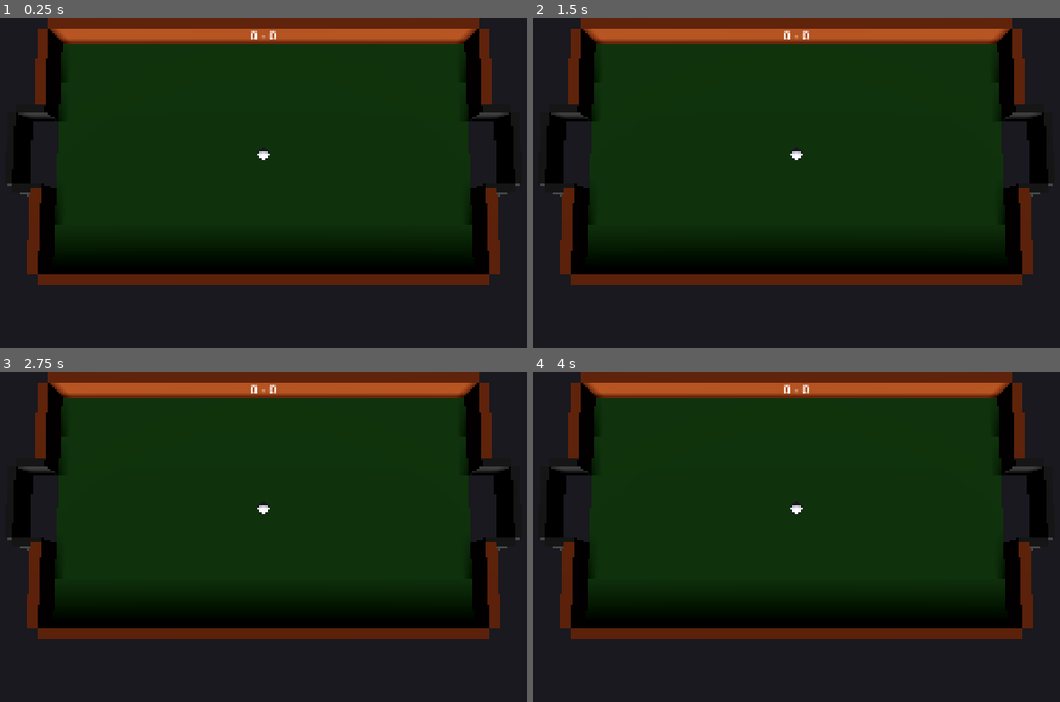
Above: before the commit, frames 1-4 (two rows, left to right).
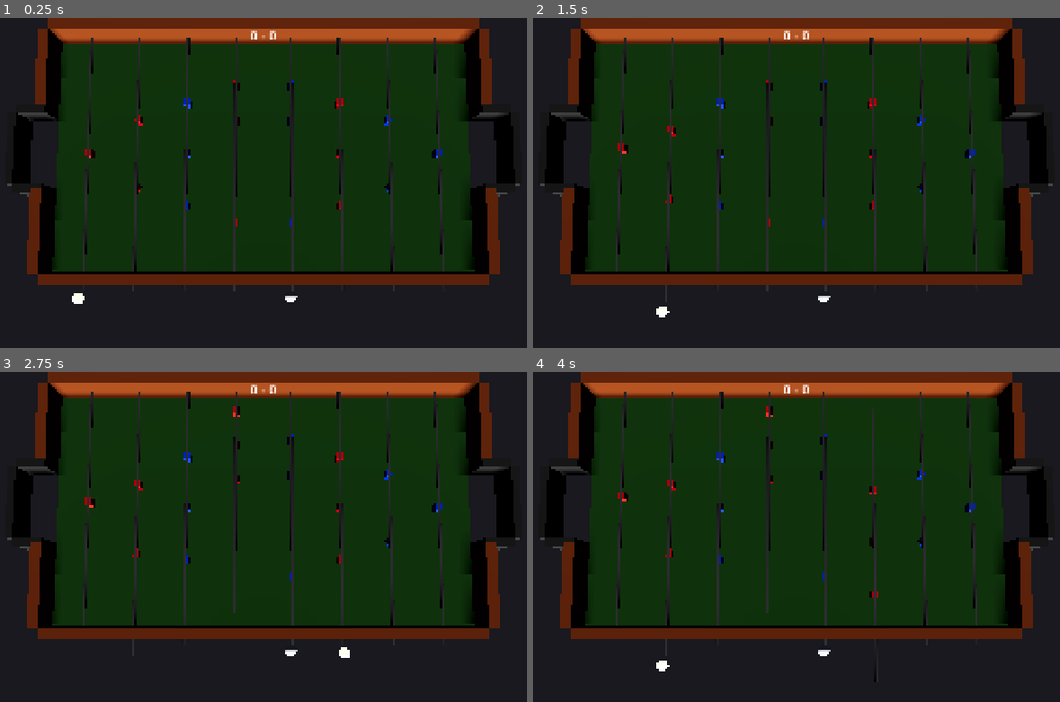
Above: after the commit, the same moments.

Repository: VladPetrariu/FoostballGame
Game: Godot game, scene res://scenes/main.tscn
Same seed, same stepped clock (60 frames per second), same inputs: the game is played once before the commit and once after it.
Inputs (mouse positions are in pixels of both pictures, inside the frame that each line leads up to):
- Up to frame 1 (0.25 s): no input
- Up to frame 2 (1.5 s): tap Enter at 0.5 s; move the mouse to (954, 199) at 0.52 s; tap 1 at 0.6 s; click (954, 199) at 0.67 s; tap 2 at 0.8, 1.35 s; tap Space at 1.25 s; move the mouse to (654, 239) at 1.27 s; click (654, 239) at 1.42 s
- Up to frame 3 (2.75 s): tap 3 at 1.55, 2.1 s; tap Enter at 2 s; move the mouse to (337, 484) at 2.02 s; click (337, 484) at 2.17 s; tap 4 at 2.3 s
- Up to frame 4 (4 s): tap Space at 2.75 s; move the mouse to (759, 655) at 2.77 s; tap 4 at 2.85 s; click (759, 655) at 2.92 s; tap 1 at 3.05, 3.6 s; tap Enter at 3.5 s; move the mouse to (1012, 636) at 3.52 s; click (1012, 636) at 3.67 s; tap 2 at 3.8 s

The runs differ from the first frame. In frame 1, 8.5% of the frame differs, in the area x 3-91%, y 3-87%; in frame 2, 8.5%; in frame 3, 8.5%; in frame 4, 8.5%.

Commit message:
Stage 2 complete, testing passed

Diff:
--- /dev/null
+++ b/scenes/game/bar.tscn
@@ -0,0 +1,12 @@
+[gd_scene load_steps=2 format=3]
+
+[ext_resource type="Script" path="res://scripts/game/bar.gd" id="1"]
+
+[node name="Bar" type="Node3D"]
+script = ExtResource("1")
+
+[node name="Rod" type="MeshInstance3D" parent="."]
+
+[node name="Figures" type="Node3D" parent="."]
+
+[node name="SelectionIndicator" type="MeshInstance3D" parent="."]
--- a/scenes/main.tscn
+++ b/scenes/main.tscn
@@ -1,7 +1,8 @@
-[gd_scene load_steps=2 format=3]
+[gd_scene format=3 uid="uid://r6xt2mhtejxy"]
 
 [ext_resource type="PackedScene" path="res://scenes/game/game.tscn" id="1"]
 
-[node name="Main" type="Node"]
+[node name="Main" type="Node" unique_id=349601240]
 
-[node name="Game" parent="." instance=ExtResource("1")]
+[node name="Game" parent="." unique_id=854732979 instance=ExtResource("1")]
+transform = Transform3D(1, 0, 0, 0, 1, 0, 0, 0, 1, -0.0778079, 0.001045227, -0.40577587)
--- a/scripts/autoload/constants.gd
+++ b/scripts/autoload/constants.gd
@@ -21,13 +21,18 @@
 const BALL_WALL_RESTITUTION: float = 0.75
 
 # --- Bars ---
-const BAR_POSITIONS_P1: Array = [
-	-0.50,  # Goalie (1 figure)
-	-0.38,  # Defense (2 figures)
-	-0.15,  # Midfield (5 figures)
-	 0.05,  # Attack (3 figures)
+# Interleaved bar layout from left to right: [player, bar_type, x_position, figure_count]
+# bar_type: 0=goalie, 1=defense, 2=midfield, 3=attack
+const BAR_CONFIG: Array = [
+	[PLAYER_1, 0, -0.50, 1],  # P1 Goalie
+	[PLAYER_1, 1, -0.36, 2],  # P1 Defense
+	[PLAYER_2, 3, -0.22, 3],  # P2 Attack
+	[PLAYER_1, 2, -0.08, 5],  # P1 Midfield
+	[PLAYER_2, 2,  0.08, 5],  # P2 Midfield
+	[PLAYER_1, 3,  0.22, 3],  # P1 Attack
+	[PLAYER_2, 1,  0.36, 2],  # P2 Defense
+	[PLAYER_2, 0,  0.50, 1],  # P2 Goalie
 ]
-const BAR_FIGURE_COUNTS: Array = [1, 2, 5, 3]
 
 const BAR_SLIDE_RANGE: float = 0.10
 const BAR_MAX_ROTATION_SPEED: float = 20.0
--- a/scripts/game/bar.gd
+++ b/scripts/game/bar.gd
@@ -1,8 +1,114 @@
 extends Node3D
 
-# Placeholder for bar logic. Implemented in Phase 2.
+var player: int = 0
+var bar_index: int = 0
+var z_offset: float = 0.0
+var rotation_angle: float = 0.0
+var rotation_speed: float = 0.0
+var figure_count: int = 1
+var figure_base_positions: Array = []
+var is_selected: bool = false
 
-var bar_index: int = 0
-var player: int = 0
-var slide_offset: float = 0.0
-var rotation_angle: float = 0.0
+@onready var rod: MeshInstance3D = $Rod
+@onready var figures: Node3D = $Figures
+@onready var selection_indicator: MeshInstance3D = $SelectionIndicator
+
+
+func setup(p_player: int, p_bar_index: int, p_x_pos: float, p_fig_count: int) -> void:
+	player = p_player
+	bar_index = p_bar_index
+	figure_count = p_fig_count
+	position.x = p_x_pos
+	position.y = Constants.TABLE_SURFACE_Y + 0.035
+	_setup_rod()
+	_setup_selection_indicator()
+	_create_figures()
+
+
+func _setup_rod() -> void:
+	var mesh := CylinderMesh.new()
+	mesh.top_radius = 0.004
+	mesh.bottom_radius = 0.004
+	mesh.height = Constants.TABLE_WIDTH + 0.10
+	rod.mesh = mesh
+	rod.rotation.x = deg_to_rad(90)
+
+	var mat := StandardMaterial3D.new()
+	mat.albedo_color = Color(0.75, 0.75, 0.78)
+	mat.metallic = 0.8
+	mat.roughness = 0.3
+	rod.material_override = mat
+
+
+func _setup_selection_indicator() -> void:
+	var mesh := SphereMesh.new()
+	mesh.radius = 0.015
+	mesh.height = 0.03
+	selection_indicator.mesh = mesh
+	selection_indicator.position = Vector3(0, 0.03, (Constants.TABLE_WIDTH + 0.10) / 2.0 + 0.02)
+
+	var mat := StandardMaterial3D.new()
+	mat.albedo_color = Color(1.0, 0.9, 0.0)
+	mat.emission_enabled = true
+	mat.emission = Color(1.0, 0.9, 0.0)
+	mat.emission_energy_multiplier = 2.0
+	selection_indicator.material_override = mat
+	selection_indicator.visible = false
+
+
+func _create_figures() -> void:
+	var usable_range := 0.60
+	var spacing := usable_range / (figure_count + 1)
+	for i in range(figure_count):
+		var fig := _make_figure_mesh()
+		var z := -usable_range / 2.0 + spacing * (i + 1)
+		fig.position.z = z
+		figure_base_positions.append(z)
+		figures.add_child(fig)
+
+
+func _make_figure_mesh() -> Node3D:
+	var fig := Node3D.new()
+	var body := MeshInstance3D.new()
+	var mesh := BoxMesh.new()
+	mesh.size = Vector3(0.015, 0.05, 0.02)
+	body.mesh = mesh
+	body.position.y = -0.025
+
+	var mat := StandardMaterial3D.new()
+	if player == Constants.PLAYER_1:
+		mat.albedo_color = Color("#CC2200")
+	else:
+		mat.albedo_color = Color("#0044CC")
+	body.material_override = mat
+	fig.add_child(body)
+	return fig
+
+
+func apply_state(p_z_offset: float, p_rotation: float, p_rot_speed: float) -> void:
+	z_offset = p_z_offset
+	rotation_angle = p_rotation
+	rotation_speed = p_rot_speed
+	position.z = z_offset
+	figures.rotation.z = rotation_angle
+
+
+func get_figure_world_positions() -> Array:
+	var positions: Array = []
+	for base_z in figure_base_positions:
+		var world_z: float = base_z + z_offset
+		positions.append(Vector2(position.x, world_z))
+	return positions
+
+
+func get_figure_collision_rect(fig_index: int) -> Rect2:
+	var base_z: float = figure_base_positions[fig_index] + z_offset
+	var x: float = position.x
+	var foot_reach: float = 0.05 * sin(rotation_angle)
+	var half_w: float = 0.015 / 2.0 + abs(foot_reach)
+	var half_d: float = 0.02 / 2.0
+	return Rect2(x - half_w, base_z - half_d, half_w * 2, half_d * 2)
+
+
+func update_selection_visual() -> void:
+	selection_indicator.visible = is_selected
--- a/scripts/game/game.gd
+++ b/scripts/game/game.gd
@@ -5,13 +5,134 @@
 
 var physics_world: PhysicsWorld = PhysicsWorld.new()
 
+var bars: Array = []
+var p1_bars: Array = []
+var p2_bars: Array = []
+var bar_states: Array = []
+var input_handler: InputHandler
+
+const BarScene = preload("res://scenes/game/bar.tscn")
+
+
 func _ready() -> void:
+	_setup_input_handler()
+	_setup_bars()
+	_init_bar_states()
 	physics_world.initialize(table)
 	reset_ball()
 
-func _physics_process(_delta: float) -> void:
+
+func _physics_process(delta: float) -> void:
+	_update_bar_resets(delta)
+	_update_bar_visuals()
 	physics_world.step()
 	ball.update_position(physics_world.get_ball_3d_position())
+
+
+func _setup_input_handler() -> void:
+	input_handler = InputHandler.new()
+	add_child(input_handler)
+	input_handler.bar_input.connect(_on_bar_input)
+	input_handler.bar_released.connect(_on_bar_released)
+
+
+func _setup_bars() -> void:
+	# Initialize arrays for quick lookup by bar_type (0-3)
+	p1_bars.resize(4)
+	p2_bars.resize(4)
+
+	for i in range(Constants.BAR_CONFIG.size()):
+		var config: Array = Constants.BAR_CONFIG[i]
+		var player: int = config[0]
+		var bar_type: int = config[1]
+		var x_pos: float = config[2]
+		var fig_count: int = config[3]
+
+		var bar = BarScene.instantiate()
+		var parent: Node3D = $Bars/P1Bars if player == Constants.PLAYER_1 else $Bars/P2Bars
+		parent.add_child(bar)
+		bar.setup(player, bar_type, x_pos, fig_count)
+		bars.append(bar)
+
+		# Store reference by bar_type for input lookup
+		if player == Constants.PLAYER_1:
+			p1_bars[bar_type] = bar
+		else:
+			p2_bars[bar_type] = bar
+
+
+func _init_bar_states() -> void:
+	for i in range(8):
+		bar_states.append({
+			"z_offset": 0.0,
+			"rotation": 0.0,
+			"rotation_speed": 0.0,
+		})
+
+
+func _on_bar_input(player: int, rot_delta: float, slide_delta: float) -> void:
+	if player == Constants.PLAYER_1:
+		var bar_type: int = input_handler.active_bar_index
+		var bar_node = p1_bars[bar_type]
+		var idx: int = bars.find(bar_node)
+		var state: Dictionary = bar_states[idx]
+		state.rotation += rot_delta
+		state.rotation_speed = rot_delta / Constants.PHYSICS_DT
+		state.z_offset = clampf(
+			state.z_offset + slide_delta,
+			-Constants.BAR_SLIDE_RANGE,
+			Constants.BAR_SLIDE_RANGE
+		)
+
+
+func _on_bar_released(_player: int) -> void:
+	pass
+
+
+func _update_bar_resets(dt: float) -> void:
+	for i in range(8):
+		var state: Dictionary = bar_states[i]
+		var bar_node = bars[i]
+
+		var is_active := false
+		if bar_node.player == Constants.PLAYER_1:
+			is_active = (bar_node.bar_index == input_handler.active_bar_index
+						and input_handler.is_mouse_held)
+
+		if not is_active:
+			# Normalize rotation to [-PI, PI] for shortest path reset
+			var normalized: float = fmod(state.rotation, TAU)
+			if normalized > PI:
+				normalized -= TAU
+			elif normalized < -PI:
+				normalized += TAU
+
+			if abs(normalized) > 0.01:
+				var reset_dir: float = -sign(normalized)
+				var reset_amount: float = reset_dir * Constants.BAR_ROTATION_RESET_SPEED * dt
+				normalized += reset_amount
+				# Check if we crossed zero
+				if sign(normalized) != sign(normalized - reset_amount):
+					normalized = 0.0
+				state.rotation = normalized
+				state.rotation_speed = reset_dir * Constants.BAR_ROTATION_RESET_SPEED
+			else:
+				state.rotation = 0.0
+				state.rotation_speed = 0.0
+
+
+func _update_bar_visuals() -> void:
+	for i in range(bars.size()):
+		var bar_node = bars[i]
+		var state: Dictionary = bar_states[i]
+		bar_node.apply_state(state.z_offset, state.rotation, state.rotation_speed)
+
+		if bar_node.player == Constants.PLAYER_1:
+			bar_node.is_selected = (bar_node.bar_index == input_handler.active_bar_index)
+		else:
+			bar_node.is_selected = false
+		bar_node.update_selection_visual()
+
 
 func reset_ball() -> void:
 	physics_world.ball_pos = Vector2.ZERO
--- /dev/null
+++ b/scripts/game/input_handler.gd
@@ -0,0 +1,51 @@
+class_name InputHandler
+extends Node
+
+signal bar_selected(player: int, bar_index: int)
+signal bar_input(player: int, rotation_delta: float, slide_delta: float)
+signal bar_released(player: int)
+
+var active_bar_index: int = 0
+var is_mouse_held: bool = false
+var mouse_sensitivity_rotation: float = 0.005
+var mouse_sensitivity_slide: float = 0.0003
+
+
+func _ready() -> void:
+	active_bar_index = 0
+	Input.mouse_mode = Input.MOUSE_MODE_CAPTURED
+
+
+func _unhandled_input(event: InputEvent) -> void:
+	if event is InputEventKey and event.pressed:
+		match event.keycode:
+			KEY_1:
+				active_bar_index = 0
+				bar_selected.emit(Constants.PLAYER_1, 0)
+			KEY_2:
+				active_bar_index = 1
+				bar_selected.emit(Constants.PLAYER_1, 1)
+			KEY_3:
+				active_bar_index = 2
+				bar_selected.emit(Constants.PLAYER_1, 2)
+			KEY_4:
+				active_bar_index = 3
+				bar_selected.emit(Constants.PLAYER_1, 3)
+			KEY_ESCAPE:
+				Input.mouse_mode = Input.MOUSE_MODE_VISIBLE
+
+	if event is InputEventMouseButton:
+		if event.button_index == MOUSE_BUTTON_LEFT:
+			if Input.mouse_mode == Input.MOUSE_MODE_VISIBLE and event.pressed:
+				Input.mouse_mode = Input.MOUSE_MODE_CAPTURED
+			else:
+				is_mouse_held = event.pressed
+				if not event.pressed:
+					bar_released.emit(Constants.PLAYER_1)
+
+	if event is InputEventMouseMotion:
+		var slide_delta: float = event.relative.y * mouse_sensitivity_slide
+		var rot_delta: float = 0.0
+		if is_mouse_held:
+			rot_delta = event.relative.x * mouse_sensitivity_rotation
+		bar_input.emit(Constants.PLAYER_1, rot_delta, slide_delta)
Not shown, added: scripts/game/input_handler.gd.uid
Not shown, added: CURRENT_PLAN.md
